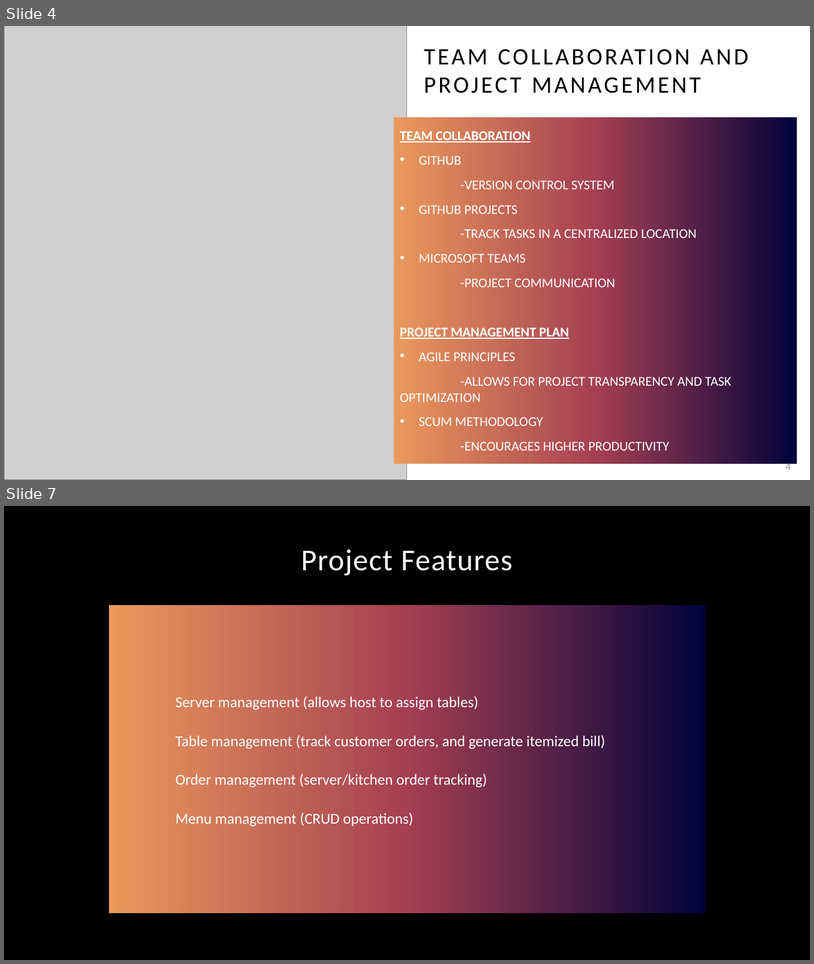
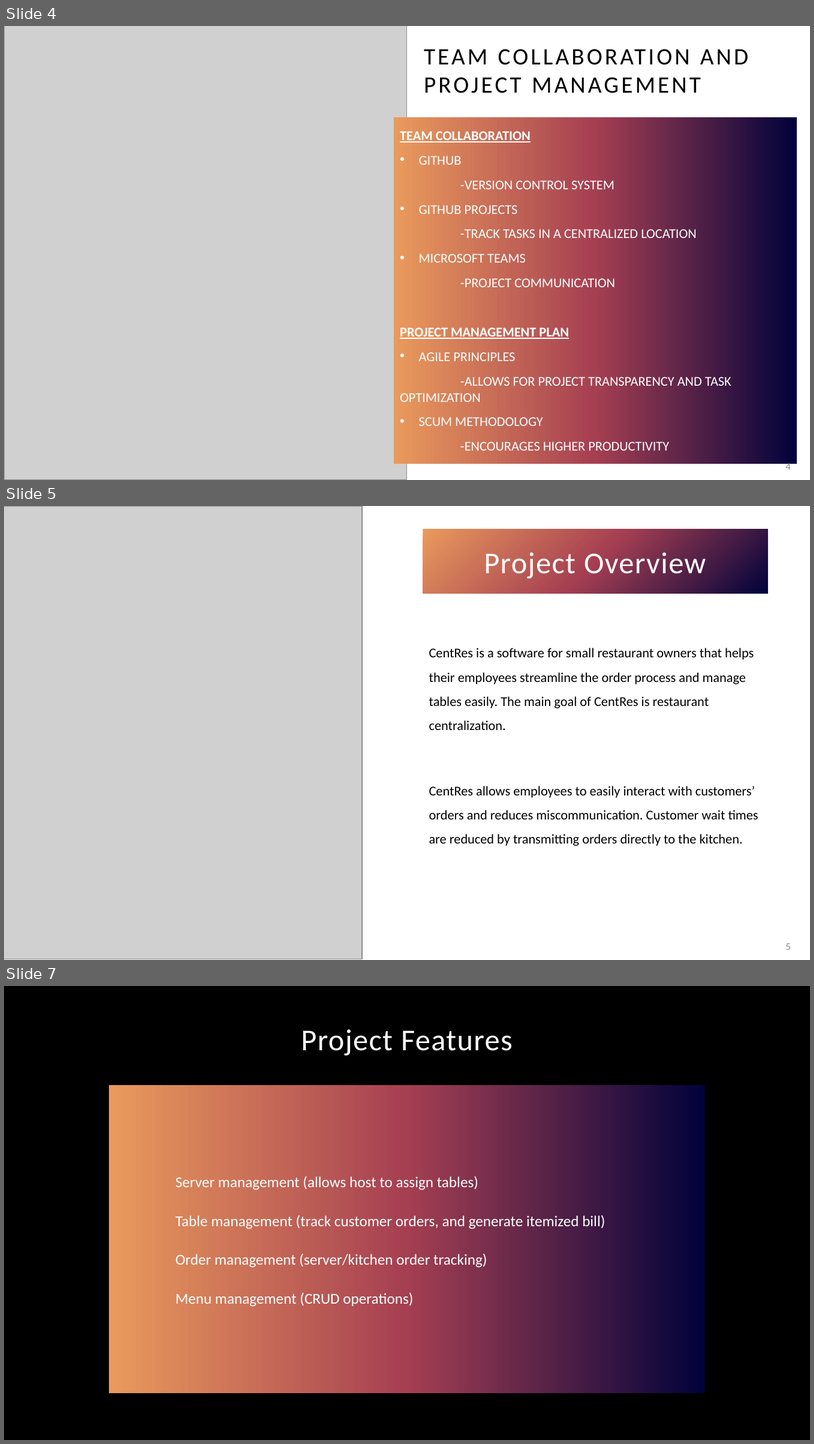
Before and after one commit to KL-3/CentRes, a slide deck: CentRes.pptx. Shown one above the other, each under a label of ours: slides 4 and 7 before the commit, slides 4, 5 and 7 after it; the slides between them are not shown. The pictures are 814x964 and 814x1444 pixels, drawn with LibreOffice and Linux fonts; fonts in the diff are those of the drawing; grey boxes stand for pictures; background and template pictures are left out. Boxes give left, top, right and bottom in pixels: in the first picture for what was removed or moved away, otherwise in the second. Text is boxed around its words. In the diff, an @@ line names an element or a change of style, - is before the commit and + after.

Commit message:
Added hardware, architecture and project specs

```diff
--- a/CentRes.pptx
+++ b/CentRes.pptx
@@ slide 5 added at box(4, 506, 810, 960), background #FFFFFF @@
@@ picture added at box(4, 506, 362, 959) @@
@@ text added at box(423, 529, 768, 594), fill gradient #01023B to #A53F52 to #EA9A5C, 36 pt, text #FFFFFF @@
+Project Overview
@@ text added at box(429, 648, 759, 846), 16 pt, text #000000 @@
+CentRes is a software for small restaurant owners that helps their employees streamline the order process and manage tables easily. The main goal of CentRes is restaurant centralization.
+CentRes allows employees to easily interact with customers’ orders and reduces miscommunication. Customer wait times are reduced by transmitting orders directly to the kitchen.
@@ page number added at box(786, 943, 791, 949), 12 pt, text #8C8C8C @@
+5
```
Also in this commit, not shown: 4 slides changed, 1 slide removed.
